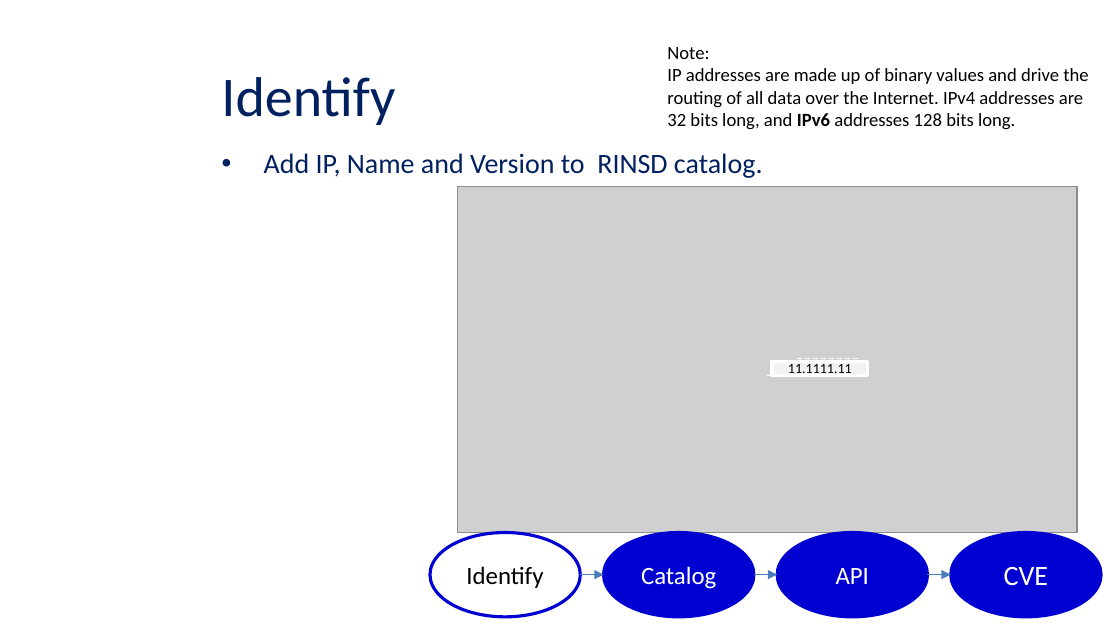
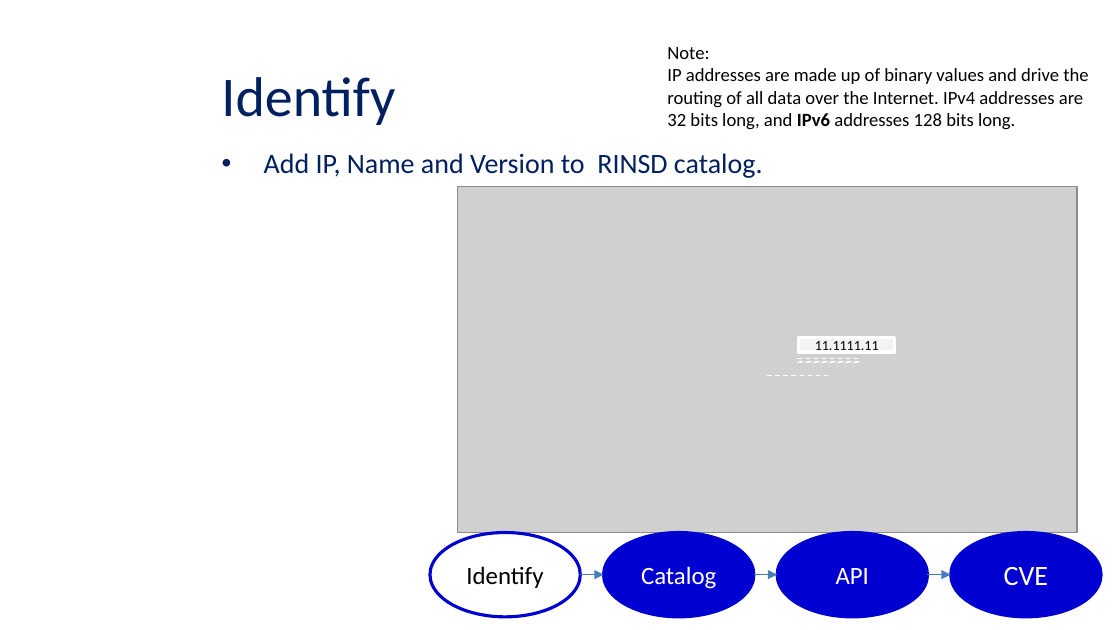
Before and after one commit to CTopham/Builder_Repo, a slide deck: slide 6 of Shodan API/RINSD-Slides.pptx. Drawn at 1120x630 pixels with LibreOffice and Linux fonts; fonts in the diff are those of the drawing; grey boxes stand for pictures; background and template pictures are left out. Boxes give left, top, right and bottom in pixels: in the first picture for what was removed or moved away, otherwise in the second. Text is boxed around its words. In the diff, an @@ line names an element or a change of style, - is before the commit and + after.

```diff
--- a/Shodan API/RINSD-Slides.pptx
+++ b/Shodan API/RINSD-Slides.pptx
@@ rectangle "11.1111.11": place and size @@
-rectangle "11.1111.11" at (772,361,867,375)
+rectangle "11.1111.11" at (799,337,894,352)
@@ line added from (797, 363) to (861, 363), #FFFFFF 0.75 pt dashed @@
```
Also in this commit, not shown: 1 slide added, 2 other files.
